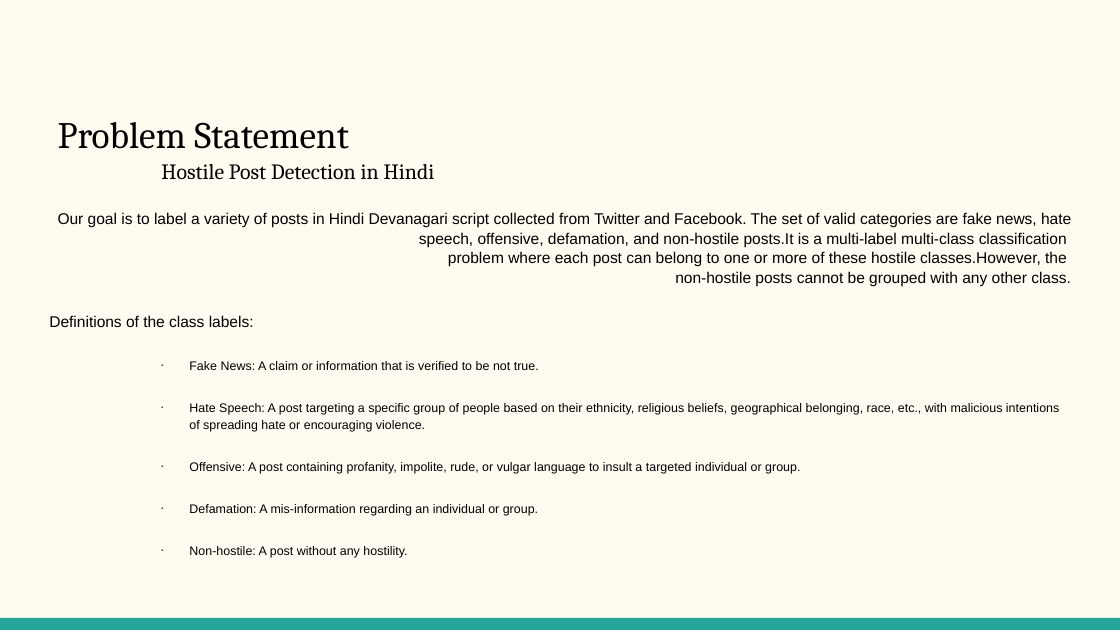
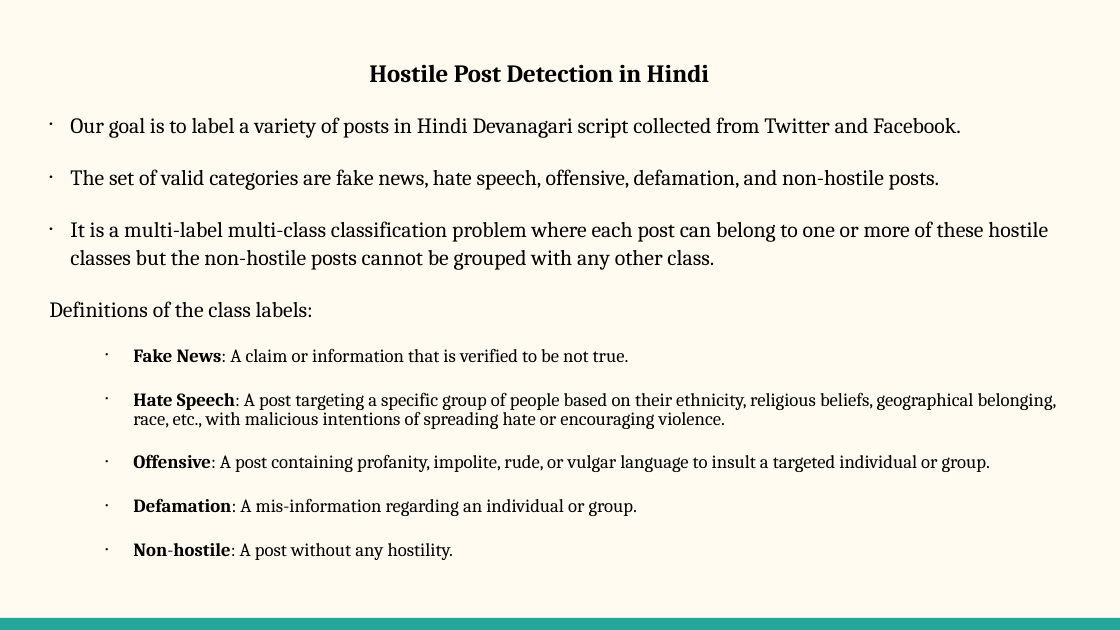
Before and after one commit to VarunBohara/Mini-Project-Documents, a slide deck: slide 3 of DMA Course Project.pptx. Drawn at 1120x630 pixels with LibreOffice and Linux fonts; fonts in the diff are those of the drawing. Boxes give left, top, right and bottom in pixels: in the first picture for what was removed or moved away, otherwise in the second. Text is boxed around its words. In the diff, an @@ line names an element or a change of style, - is before the commit and + after.

```diff
--- a/DMA Course Project.pptx
+++ b/DMA Course Project.pptx
@@ title at <box>369,64,709,83</box>: text changed; size 14 to 16 pt; bold on @@
-Problem Statement
-Hostile Post Detection in Hindi
+Hostile Post Detection in Hindi
@@ text "Our goal is to label ...": place and size @@
-text "Our goal is to label ..." at <box>49,212,1071,558</box>
+text "Our goal is to label ..." at <box>49,117,1057,560</box>
@@ text at <box>70,117,1048,270</box>: text changed; size 10 to 14 pt; font Arial to Cambria @@
-Our goal is to label a variety of posts in Hindi Devanagari script collected from Twitter and Facebook. The set of valid categories are fake news, hate speech, offensive, defamation, and non-hostile posts.It is a multi-label multi-class classification
-problem where each post can belong to one or more of these hostile classes.However, the
-non-hostile posts cannot be grouped with any other class.
+• Our goal is to label a variety of posts in Hindi Devanagari script collected from Twitter and Facebook.
+• The set of valid categories are fake news, hate speech, offensive, defamation, and non-hostile posts.
+• It is a multi-label multi-class classification problem where each post can belong to one or more of these hostile classes but the non-hostile posts cannot be grouped with any other class.
@@ text at <box>49,301,1057,560</box>: size 10 to 14 pt in "Definitions of the class labels:"; font Arial to Cambria in "Definitions of the class labels:", "Fake News: A claim or information that ...", "Hate Speech: A post targeting a specific ...", "Offensive: A post containing profanity, impolite, rude, ..." and 2 more places; size 8 to 12 pt in "Fake News: A claim or information that ...", "Hate Speech: A post targeting a specific ...", "Offensive: A post containing profanity, impolite, rude, ...", "Defamation: A mis-information regarding an individual or ..." and 1 more places; bold on in "Fake News:", "Hate Speech:", "Offensive:", "Defamation:" and 1 more places; indent changed; list level 2 to 1 in "Fake News: A claim or ..."; line spacing 1.15 to 0.85; list level 2 to 1 in "Hate Speech: A post targeting ..."; list level 2 to 1 in "Offensive: A post containing profanity, ..."; list level 2 to 1 in "Defamation: A mis-information regarding an ..."; list level 2 to 1 in "Non-hostile: A post without any ..." @@
```
Also in this commit, not shown: 2 other slides changed, 3 slides added, 7 slides removed.
